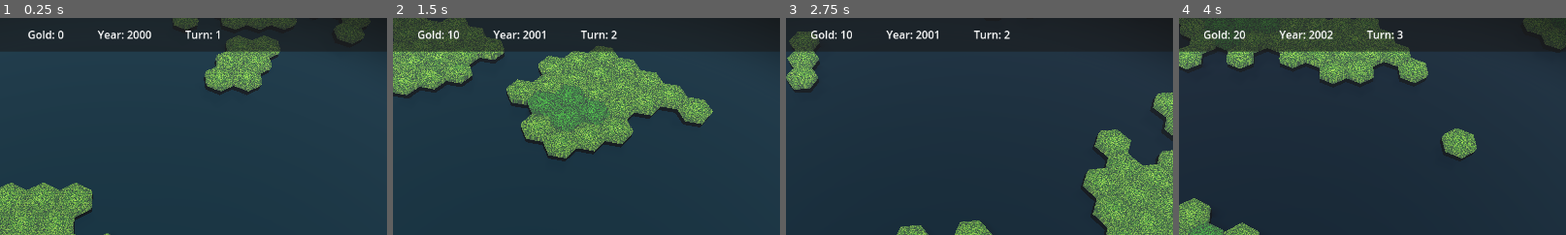
Above: before the commit, frames 1-4 (left to right).
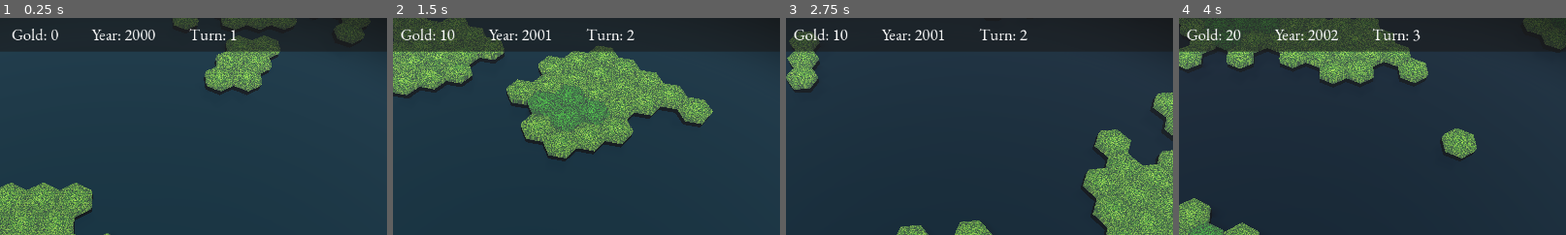
Above: after the commit, the same moments.

Repository: rfdickerson/new-game-project
Game: Godot game, scene res://node_3d.tscn
The game is run twice, just before and just after one commit, with the same random seed, the same clock (stepped at 60 frames per second) and the same inputs. A sky picture missing from this copy of the repository is replaced by a grey-blue gradient.
Inputs (mouse positions are % of the whole screen's width and height, from its top left):
- Up to frame 1 (0.25 s): no input
- Up to frame 2 (1.5 s): tap Enter at 0.5 s; move the mouse to (72, 45) at 0.52 s; hold Right (ui_right) 0.53-1.25 s; tap 1 at 0.6 s; click (72, 45) at 0.67 s; drag from (30, 55) to (45, 70) at 1.27 s
- Up to frame 3 (2.75 s): tap Space at 2 s; move the mouse to (60, 28) at 2.02 s; hold Right (ui_right) from 2.03 s (still down); tap 3 at 2.1 s
- Up to frame 4 (4 s): release Right (ui_right) at 2.75 s; drag from (45, 70) to (20, 35) at 2.77 s; tap Enter at 3.5 s; move the mouse to (80, 65) at 3.52 s; hold Left (ui_left) from 3.53 s (still down); tap R at 3.6 s
The pictures show only the part of the screen within x 34-84%, y 0-50%; the shares and areas given below are measured in that part.

The runs differ from the first frame. In frame 1, 1.2% of the frame differs, in the area x 3-62%, y 4-11%; in frame 2, 1.2%; in frame 3, 1.2%; in frame 4, 1.2%, in the area x 2-63%, y 4-11%.

Commit message:
add the Garamond font

Diff:
--- a/node_3d.tscn
+++ b/node_3d.tscn
@@ -8,6 +8,7 @@
 [ext_resource type="Shader" uid="uid://crm628pnootga" path="res://vignette_postprocess.gdshader" id="5_vignette_shader"]
 [ext_resource type="Texture2D" uid="uid://1vrxwvixh7au" path="res://textures/sunny_rose_garden_1k.exr" id="6_skybox"]
 [ext_resource type="Script" path="res://game_ui.gd" id="7_game_ui"]
+[ext_resource type="FontFile" path="res://EBGaramond-VariableFont_wght.ttf" id="8_garamond"]
 
 [sub_resource type="PanoramaSkyMaterial" id="PanoramaSkyMaterial_skybox"]
 panorama = ExtResource("6_skybox")
@@ -43,6 +44,10 @@
 shader_parameter/vignette_center = Vector2(0.5, 0.5)
 shader_parameter/vignette_radius = 0.75
 shader_parameter/vignette_smoothness = 0.4
+
+[sub_resource type="Theme" id="Theme_garamond"]
+default_font = ExtResource("8_garamond")
+default_font_size = 24
 
 [node name="Node3D" type="Node3D"]
 script = ExtResource("2_mh8ky")
@@ -119,6 +124,7 @@
 anchor_right = 1.0
 offset_bottom = 50.0
 grow_horizontal = 2
+theme = SubResource("Theme_garamond")
 script = ExtResource("7_game_ui")
 
 [node name="Panel" type="Panel" parent="UILayer/GameUI"]
Not shown, added: EBGaramond-VariableFont_wght.ttf.import
